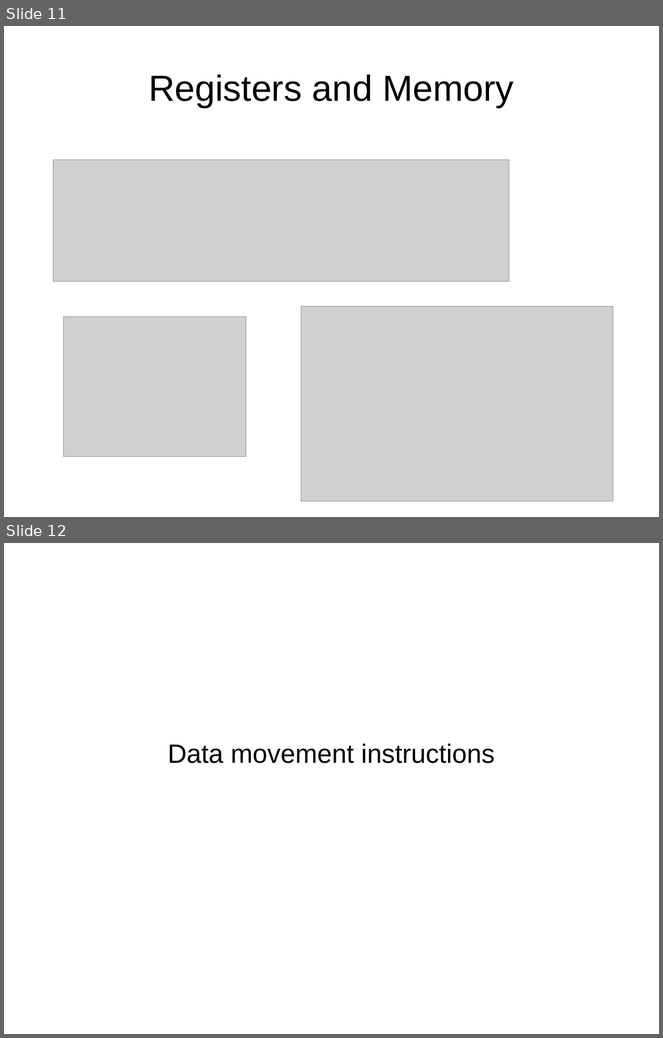
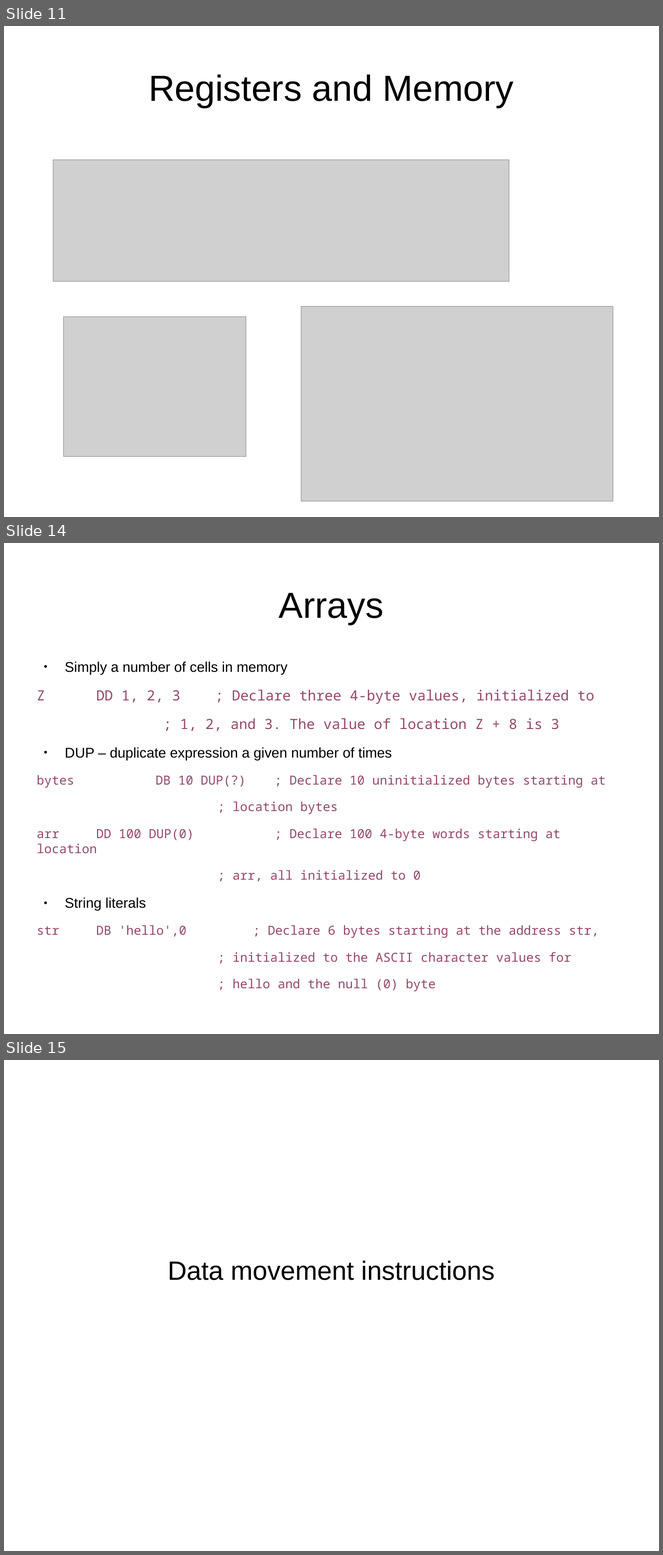
Before and after one commit to antonburtsev/cs5460, a slide deck: lectures/lecture03-x86-asm/lecture03-x86-asm.odp. Shown one above the other, each under a label of ours: slides 11 and 12 before the commit, slides 11, 14 and 15 after it; the slides between them are not shown. The pictures are 663x1038 and 663x1555 pixels, drawn with LibreOffice and Linux fonts; fonts in the diff are those of the drawing; grey boxes stand for pictures. Boxes give left, top, right and bottom in pixels: in the first picture for what was removed or moved away, otherwise in the second. Text is boxed around its words. In the diff, an @@ line names an element or a change of style, - is before the commit and + after.

```diff
--- a/lectures/lecture03-x86-asm/lecture03-x86-asm.odp
+++ b/lectures/lecture03-x86-asm/lecture03-x86-asm.odp
@@ slide 14 added at [4,543,659,1034], background #FFFFFF @@
@@ title added at [279,593,384,625], 44 pt, text #000000 @@
+Arrays
@@ text added at [37,662,606,992], 15.2 pt, text #94476B @@
+● Simply a number of cells in memory
+Z DD 1, 2, 3 ; Declare three 4-byte values, initialized to
+; 1, 2, and 3. The value of location Z + 8 is 3
+● DUP – duplicate expression a given number of times
+bytes DB 10 DUP(?) ; Declare 10 uninitialized bytes starting at
+; location bytes
+arr DD 100 DUP(0) ; Declare 100 4-byte words starting at location
+; arr, all initialized to 0
+● String literals
+str DB 'hello',0 ; Declare 6 bytes starting at the address str,
+; initialized to the ASCII character values for
+; hello and the null (0) byte
@@ what was slide 12 is now slide 15 @@
```
Also in this commit, not shown: 2 slides changed, 2 other slides added, 1 other file.
